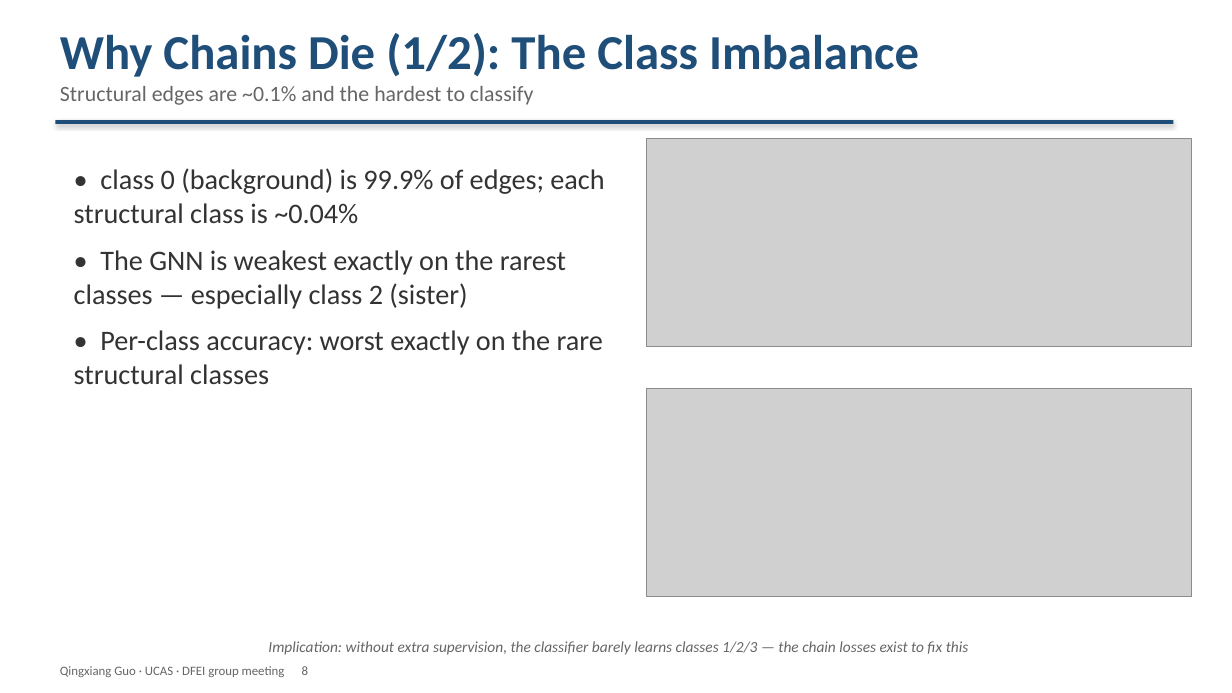
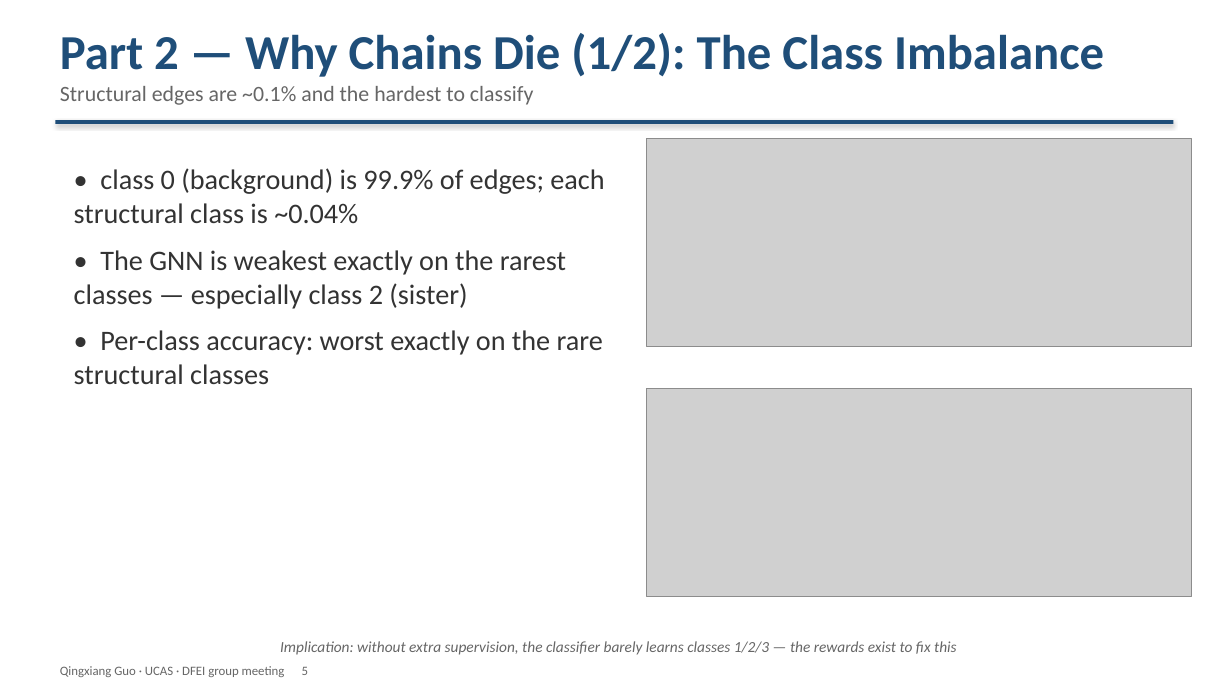
Before and after one commit to Aniedrew/dfei_ift, a slide deck: slide 5 of meeting_figs/DFEI_progress_20260902_EN.pptx (slide 8 before the commit). Drawn at 1232x693 pixels with LibreOffice and Linux fonts; fonts in the diff are those of the drawing; grey boxes stand for pictures. Boxes give left, top, right and bottom in pixels: in the first picture for what was removed or moved away, otherwise in the second. Text is boxed around its words. In the diff, an @@ line names an element or a change of style, - is before the commit and + after.

Commit message:
docs: split part 1 into pruning + rewarding; clarify later parts with plots
- Part 1 = Differentiable Pruning with Annealing; Part 2 = Rewarding the Chain
- "Why Chains Die" moved to the start of Part 2 (imbalance, one misclassified edge),
  then root cause (dilution), then hinge (v37), chain-CE (v38)
- New S10 "The Strategy Works": PerfectReco per version + per-class accuracy
  before/after the rewards (v31 -> v38)
- Later parts now figure-backed: head zoo (S11), mass ROC with caption (S12),
  struct/mom tree schematic (S13), probe R2 chart (S14), v48 gradient-balance
  chart (S15); Parts renumbered to 5, deck is 17 pages

```diff
--- a/meeting_figs/DFEI_progress_20260902_EN.pptx
+++ b/meeting_figs/DFEI_progress_20260902_EN.pptx
@@ text at (x1=60, y1=33, x2=1104, y2=77): text changed @@
-Why Chains Die (1/2): The Class Imbalance
+Part 2 — Why Chains Die (1/2): The Class Imbalance
@@ text at (x1=280, y1=641, x2=957, y2=655): text changed @@
-Implication: without extra supervision, the classifier barely learns classes 1/2/3 — the chain losses exist to fix this
+Implication: without extra supervision, the classifier barely learns classes 1/2/3 — the rewards exist to fix this
@@ text at (x1=60, y1=666, x2=308, y2=677): text changed @@
-Qingxiang Guo · UCAS · DFEI group meeting 8
+Qingxiang Guo · UCAS · DFEI group meeting 5
```
Also in this commit, not shown: 12 other slides changed, 1 slide added, 7 other files.
